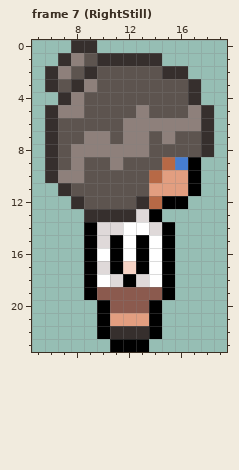
A pixel-art file gets an edit: Assets/Characters/Principal/PrincipalFullAnimation.aseprite. Above: the version before the commit.
24x24 pixels, 8 frames. Shown: frame 7 (RightStill): x 5..19, y 0..23.
After:
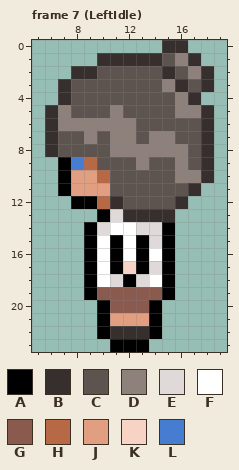
Palette (. is transparent): A #000000  B #362f2d  C #5d544f  D #8e807b  E #dfd9d9  F #ffffff  G #8b5a4e  H #b76946  J #e29e80  K #f6d3c5  L #467dd1
Change:
--- frame 7 (LeftIdle)
@@ x 5..19 @@
- 0 ...BB..........
- 1 ..BDCBBBBB.....
- 2 .BDCBCCCCCBB...
- 3 .BCBDCCCCCCCB..
- 4 ..BDCCCCCCCCB..
- 5 .BDDCCCCDCCCDB.
- 6 .BCCCCCDDDDDDB.
- 7 .BCCDDCDDCDCCB.
- 8 .BCDDDDDDCCCCB.
- 9 .BCDCCDCCCHLA..
-10 .BDDCCCCCHJJA..
-11 ..BCCCCCCJJJA..
-12 ...BCCCCBHAA...
-13 ....BBBBEA.....
-14 ....AEEFFEA....
-15 ....AEAFAFA....
+ 0 ..........BB...
+ 1 .....BBBBBCDB..
+ 2 ...BBCCCCCBCDB.
+ 3 ..BCCCCCCCDBCB.
+ 4 ..BCCCCCCCCDB..
+ 5 .BDCCCDCCCCDDB.
+ 6 .BDDDDDDCCCCCB.
+ 7 .BCCDCDDCDDCCB.
+ 8 .BCCCCDDDDDDCB.
+ 9 ..ALHCCCDCCDCB.
+10 ..AJJHCCCCCDDB.
+11 ..AJJJCCCCCCB..
+12 ...AAHBCCCCB...
+13 .....AEBBBB....
+14 ....AEFFEEA....
+15 ....AFAFAEA....
 16 ....AFAFAFA....
-17 ....AEAKAFA....
+17 ....AFAKAEA....
 18 ....AFEAEFA....
